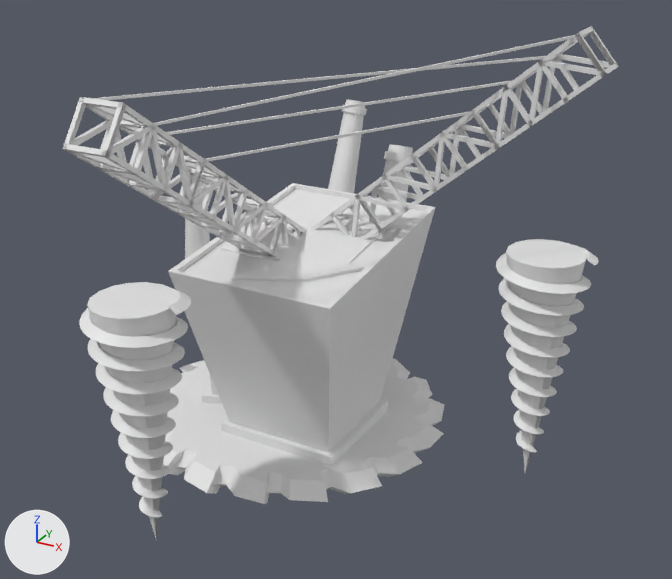
An edit to the FBX model Assets/Models/Raiders/Raider Mining Outpost.FBX, drawn before and after from the same camera.
Before and after are seen from a 50 mm camera at (2.56, -4.12, 2.98) aimed at (0.43, -0.23, 1.03). The lights are fixed; the arrows at lower left show +X, +Y and +Z. Where no turn or scale is listed for an object, it has been applied to the vertices. Vertices at the same position are counted once.

The first picture shows 'Mining Building 1', 'Mining Cranes', 'Mining Details', 'Mining Disc', 'Mining Drills', 'Mining Exhausts', 'Mining Ropes'.
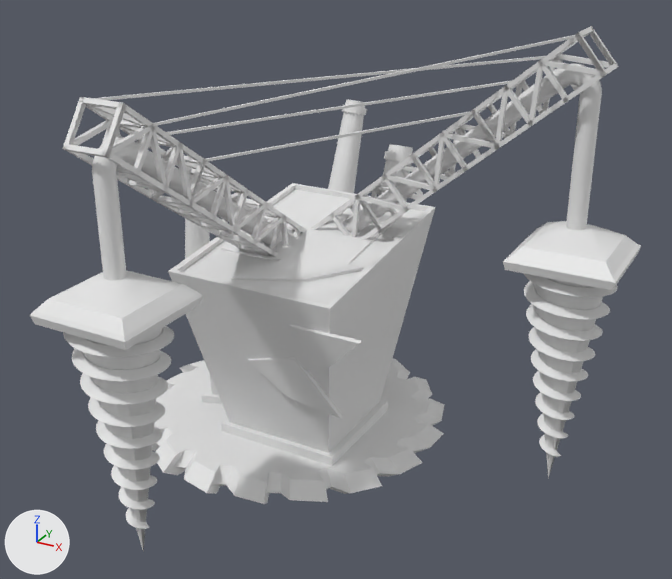
Commit message: Update Mining Outpost

Pixel boxes [x1, y1, x2, y2] of what changed, in the pictures (672 x 579 px; the box of a moved part takes in the faces that stretch with it):
'Mining Drills', reshaped, moved
    before: [79, 239, 599, 540]
    after: [63, 273, 618, 552]
'Mining Connectors', added
    after: [30, 63, 641, 350]
part 1 of me_mesh, moved or reshaped
    before: [506, 239, 587, 473]
    after: [534, 277, 603, 478]
part 2 of me_mesh, moved or reshaped
    before: [496, 245, 599, 453]
    after: [523, 273, 618, 457]

What changed in the scene script:
```text
Change me_mesh:
    where me_mesh.from_pydata(...)  # 2922 vertices, 5828 faces; spans x -0.24..1.66, y -0.23..1.66, z -1.31..0.02
    used by ob_mining_drills; location = (0.0, -1.288, 1.301)
    me_mesh part 1: the loose piece of 17 vertices spanning x 1.22..1.61, y 1.22..1.61, z -1.31..0.0 is moved by (0.12, 0.12, 0.0)
    me_mesh part 2: the loose piece of 1444 vertices spanning x 1.17..1.66, y 1.18..1.66, z -1.14..0.02 is moved by (0.12, 0.12, 0.0)
Add me_mesh_008:
    me_mesh_008.from_pydata(...)  # 355 vertices, 681 faces; spans x -0.26..1.8, y -0.26..1.8, z -0.21..0.93
Change ob_mining_drills:
    ob_mining_drills.location: (0.0, -1.288, 1.301) -> (0.0, -1.386, 1.301)
Add ob_mining_connectors:
    ob_mining_connectors = bpy.data.objects.new('Mining Connectors', me_mesh_008)
    ob_mining_connectors.location = (0.004, -1.385, 1.294)
```
